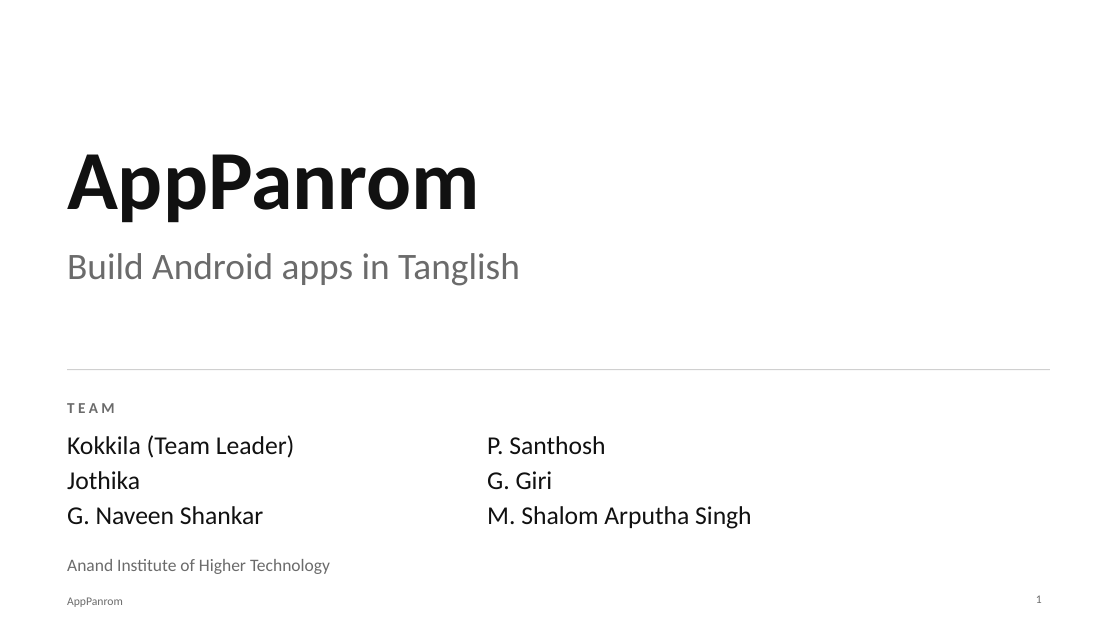
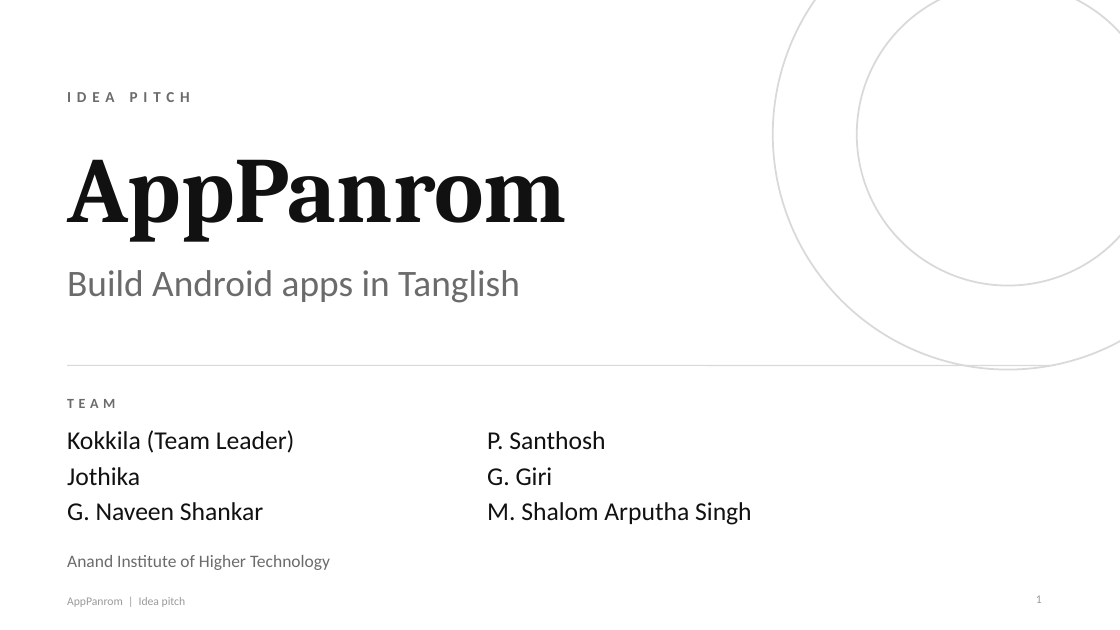
Before and after one commit to shalomarputhasingh/AppPanrom, a slide deck: slide 1 of docs/presentation/AppPanrom_Pitch.pptx. Drawn at 1120x630 pixels with LibreOffice and Linux fonts; fonts in the diff are those of the drawing. Boxes give left, top, right and bottom in pixels: in the first picture for what was removed or moved away, otherwise in the second. Text is boxed around its words. In the diff, an @@ line names an element or a change of style, - is before the commit and + after.

```diff
--- a/docs/presentation/AppPanrom_Pitch.pptx
+++ b/docs/presentation/AppPanrom_Pitch.pptx
@@ ellipse added at [773, 0, 1120, 370], fill #FFFFFF, outline #D9D9D9 1.5 pt @@
@@ ellipse added at [857, 0, 1120, 286], fill #FFFFFF, outline #D9D9D9 1.5 pt @@
@@ text added at [67, 92, 190, 102], 13 pt, text #6B6B6B, bold @@
+IDEA PITCH
@@ text "AppPanrom" at [67, 159, 566, 241]: size 72 to 80 pt, font Calibri to Cambria @@
@@ text "Build Android apps in Tanglish": place and size @@
-text "Build Android apps in Tanglish" at [67, 253, 520, 286]
+text "Build Android apps in Tanglish" at [67, 270, 520, 303]
@@ 3 texts, 1 line: place and size @@
-3 texts, 1 line at [67, 370, 1050, 574]
+3 texts, 1 line at [67, 365, 1050, 570]
@@ line (67, 365) - (1050, 365): stroke #D0D0D0 1 pt to #D9D9D9 1 pt @@
@@ text "TEAM" at [67, 399, 115, 408]: size 13 to 12 pt, letter spacing 3 to 4 pt @@
@@ text at [67, 597, 186, 607]: text changed; text colour #6B6B6B to #9A9A9A @@
-AppPanrom
+AppPanrom | Idea pitch
@@ page number at [1036, 596, 1042, 603]: text colour #6B6B6B to #9A9A9A @@
```
Also in this commit, not shown: 7 other slides changed, 1 slide added, 1 slide removed, 1 other file.
